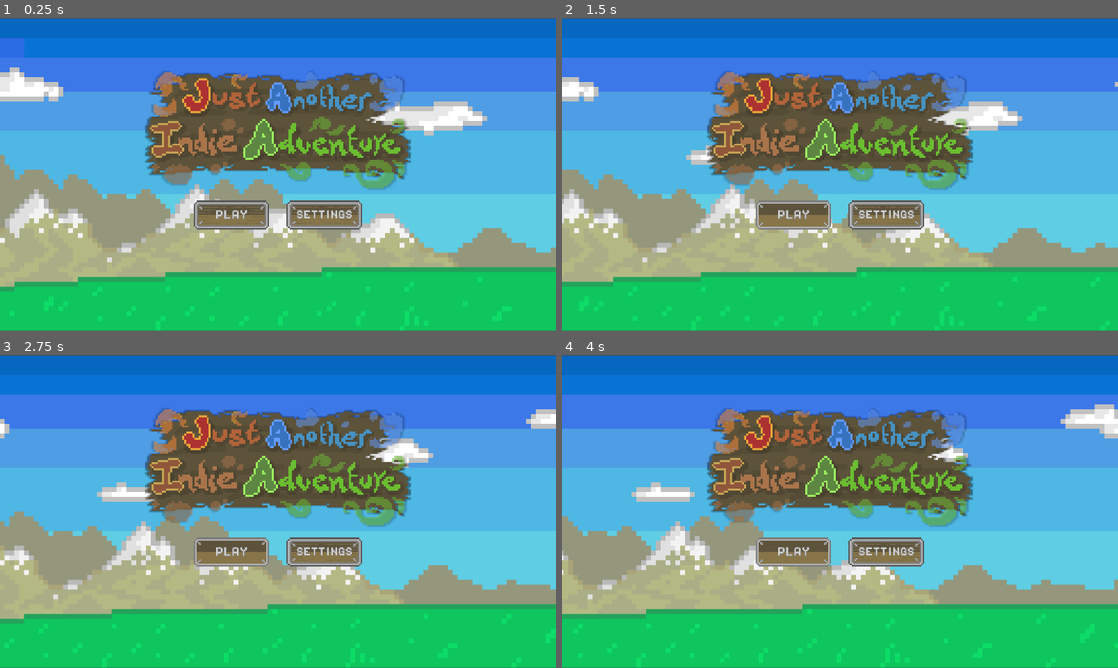
Above: before the commit, frames 1-4 (two rows, left to right).
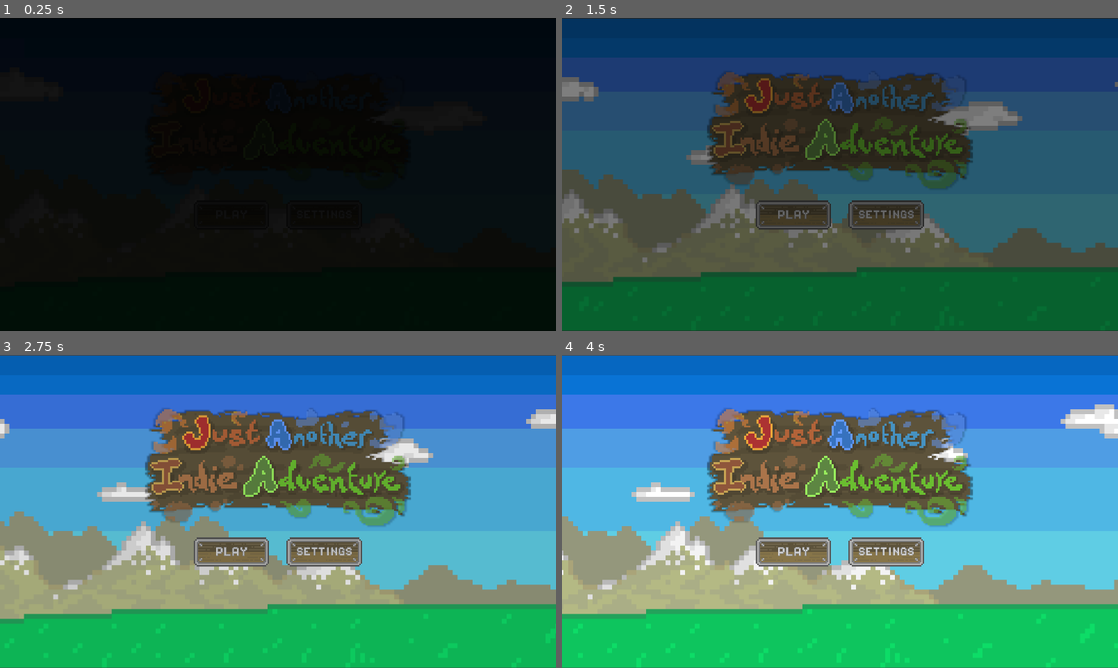
Above: after the commit, the same moments.

Repository: twixt7-sys/project_JAIA
Game: Godot game, scene res://Scenes/game.tscn
Two runs of this game, one before a commit and one after it. Both use one fixed random seed, a clock stepped at 60 frames per second and the inputs below.
Inputs:
- Up to frame 1 (0.25 s): no input
- Up to frame 2 (1.5 s): click "SETTINGS" at 0.5 s; click "PLAY" at 1.25 s
- Up to frame 3 (2.75 s): click "PLAY" at 2 s
- Up to frame 4 (4 s): click "PLAY" at 2.75 s

The runs differ from the first frame. In frame 1, 100% of the frame differs, in the area x 0-100%, y 0-100%; in frame 2, 100%; in frame 3, 0.4%; in frame 4, 0.3%.

Commit message:
initialized title screen event handling

Diff:
--- a/jaia_v5/Scenes/game.gd
+++ b/jaia_v5/Scenes/game.gd
@@ -1,9 +1,14 @@
 extends Node2D
 
-const TITLE_SCREEN = preload("res://Scenes/title_screen.tscn")
+@onready var title_screen: TitleScreen = preload("res://Scenes/title_screen.tscn").instantiate()
 
 func _ready() -> void:
-	add_child(TITLE_SCREEN.instantiate())
+	add_child(title_screen)
+	title_screen.start_game.connect(start_game)
+	title_screen.open_settings.connect(open_settings)
+
+func start_game() -> void: print("game starts")
+func open_settings() -> void: print("settings opened")
 
 func _process(delta: float) -> void:
 	pass
--- a/jaia_v5/Scenes/title_screen.tscn
+++ b/jaia_v5/Scenes/title_screen.tscn
@@ -63,6 +63,18 @@
 "update": 0,
 "values": [Color(1, 1, 1, 1), Color(1, 1, 1, 0)]
 }
+tracks/2/type = "value"
+tracks/2/imported = false
+tracks/2/enabled = true
+tracks/2/path = NodePath("ColorRect:visible")
+tracks/2/interp = 1
+tracks/2/loop_wrap = true
+tracks/2/keys = {
+"times": PackedFloat32Array(0, 3),
+"transitions": PackedFloat32Array(1, 1),
+"update": 1,
+"values": [true, false]
+}
 
 [sub_resource type="AnimationLibrary" id="AnimationLibrary_5olrl"]
 _data = {
@@ -216,7 +228,7 @@
 theme_override_constants/separation = 120
 alignment = 1
 
-[node name="TextureButton3" type="TextureButton" parent="VB/VBoxContainer"]
+[node name="Play" type="TextureButton" parent="VB/VBoxContainer"]
 layout_mode = 2
 size_flags_horizontal = 4
 action_mode = 0
@@ -226,7 +238,7 @@
 texture_hover = ExtResource("6_8mikk")
 stretch_mode = 3
 
-[node name="Settings Label" type="Label" parent="VB/VBoxContainer/TextureButton3"]
+[node name="Settings Label" type="Label" parent="VB/VBoxContainer/Play"]
 layout_mode = 1
 anchors_preset = 8
 anchor_left = 0.5
@@ -243,13 +255,13 @@
 text = "PLAY"
 label_settings = SubResource("LabelSettings_nmnw7")
 
-[node name="TextureButton4" type="TextureButton" parent="VB/VBoxContainer"]
+[node name="Settings" type="TextureButton" parent="VB/VBoxContainer"]
 layout_mode = 2
 texture_normal = ExtResource("4_n82rj")
 texture_pressed = ExtResource("5_0061g")
 texture_hover = ExtResource("6_8mikk")
 
-[node name="Settings Label" type="Label" parent="VB/VBoxContainer/TextureButton4"]
+[node name="Settings Label" type="Label" parent="VB/VBoxContainer/Settings"]
 layout_mode = 1
 anchors_preset = 8
 anchor_left = 0.5
@@ -274,7 +286,6 @@
 script = ExtResource("5_udsnl")
 
 [node name="ColorRect" type="ColorRect" parent="."]
-visible = false
 modulate = Color(0, 0, 0, 1)
 show_behind_parent = true
 layout_mode = 1
@@ -283,3 +294,6 @@
 anchor_bottom = 1.0
 grow_horizontal = 2
 grow_vertical = 2
+
+[connection signal="pressed" from="VB/VBoxContainer/Play" to="." method="_on_play_pressed"]
+[connection signal="pressed" from="VB/VBoxContainer/Settings" to="." method="_on_settings_pressed"]
--- a/jaia_v5/Scripts/title_screen.gd
+++ b/jaia_v5/Scripts/title_screen.gd
@@ -1,7 +1,12 @@
 extends Control
+
+class_name TitleScreen
 
 @onready var animation_player: AnimationPlayer = $AnimationPlayer
 @onready var fade_out: AnimationPlayer = $"fade out"
+
+signal start_game
+signal open_settings
 
 func _ready() -> void:
 	animation_player.play("bg animation")
@@ -9,3 +14,9 @@
 
 func _process(delta: float) -> void:
 	pass
+
+func _on_play_pressed() -> void:
+	emit_signal("start_game")
+
+func _on_settings_pressed() -> void:
+	emit_signal("open_settings")
